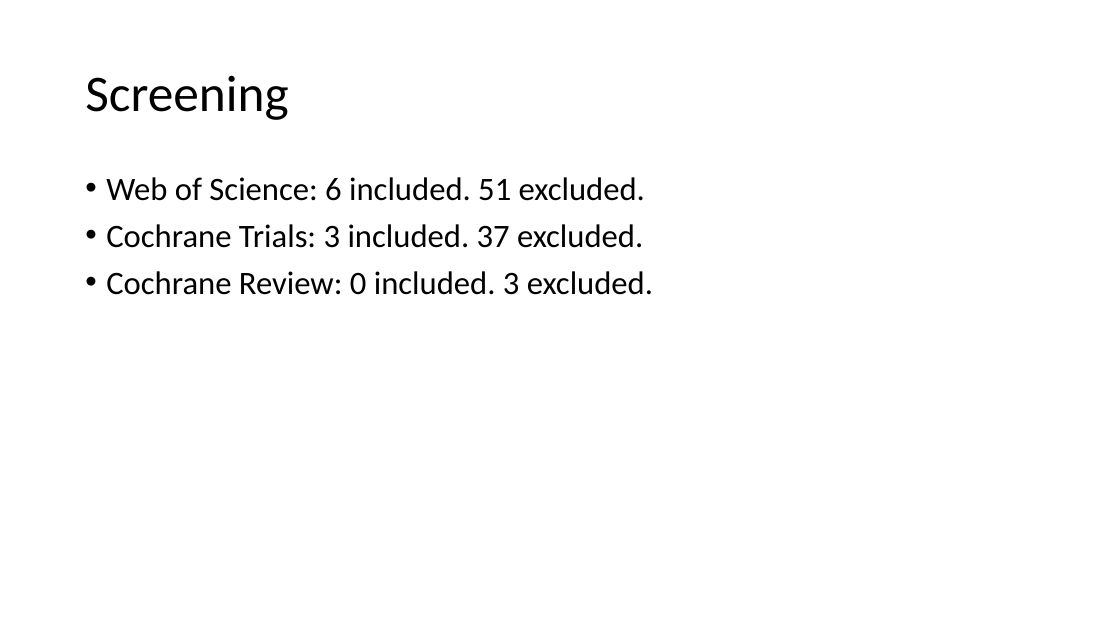
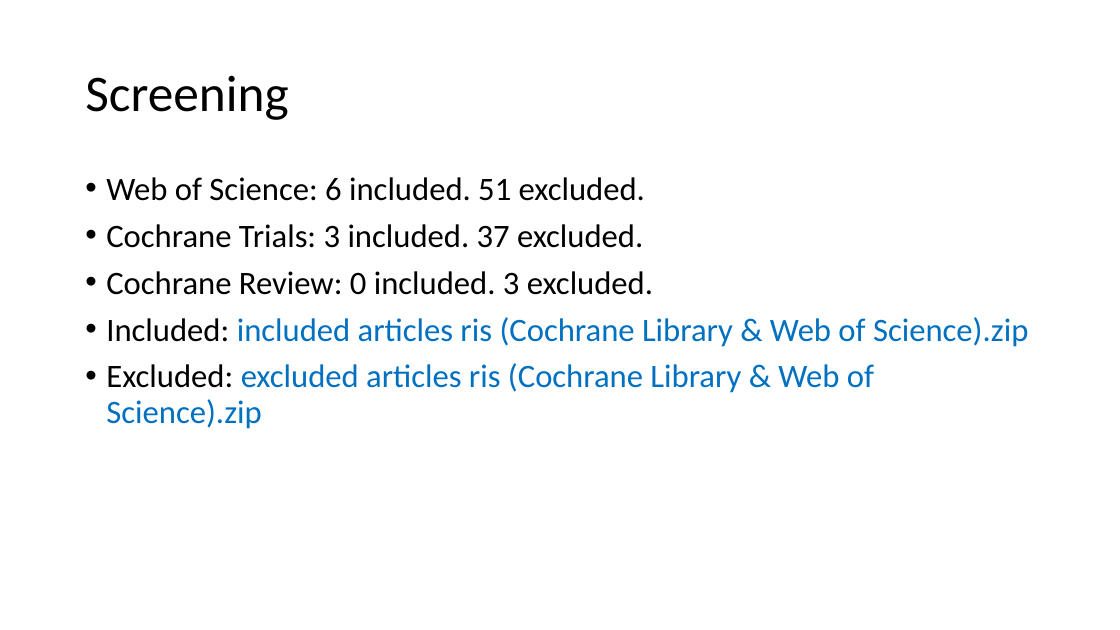
Before and after one commit to BruceChen034020/EstrogenImmunomodulationSystematicReview, a slide deck: slide 15 of Estrogen as an immunomodulator and its role in.pptx. Drawn at 1120x630 pixels with LibreOffice and Linux fonts; fonts in the diff are those of the drawing. Boxes give left, top, right and bottom in pixels: in the first picture for what was removed or moved away, otherwise in the second. Text is boxed around its words. In the diff, an @@ line names an element or a change of style, - is before the commit and + after.

```diff
--- a/Estrogen as an immunomodulator and its role in.pptx
+++ b/Estrogen as an immunomodulator and its role in.pptx
@@ text at (106,317,1028,429): paragraphs added @@
+• Included: included articles ris (Cochrane Library & Web of Science).zip
+• Excluded: excluded articles ris (Cochrane Library & Web of Science).zip
```
